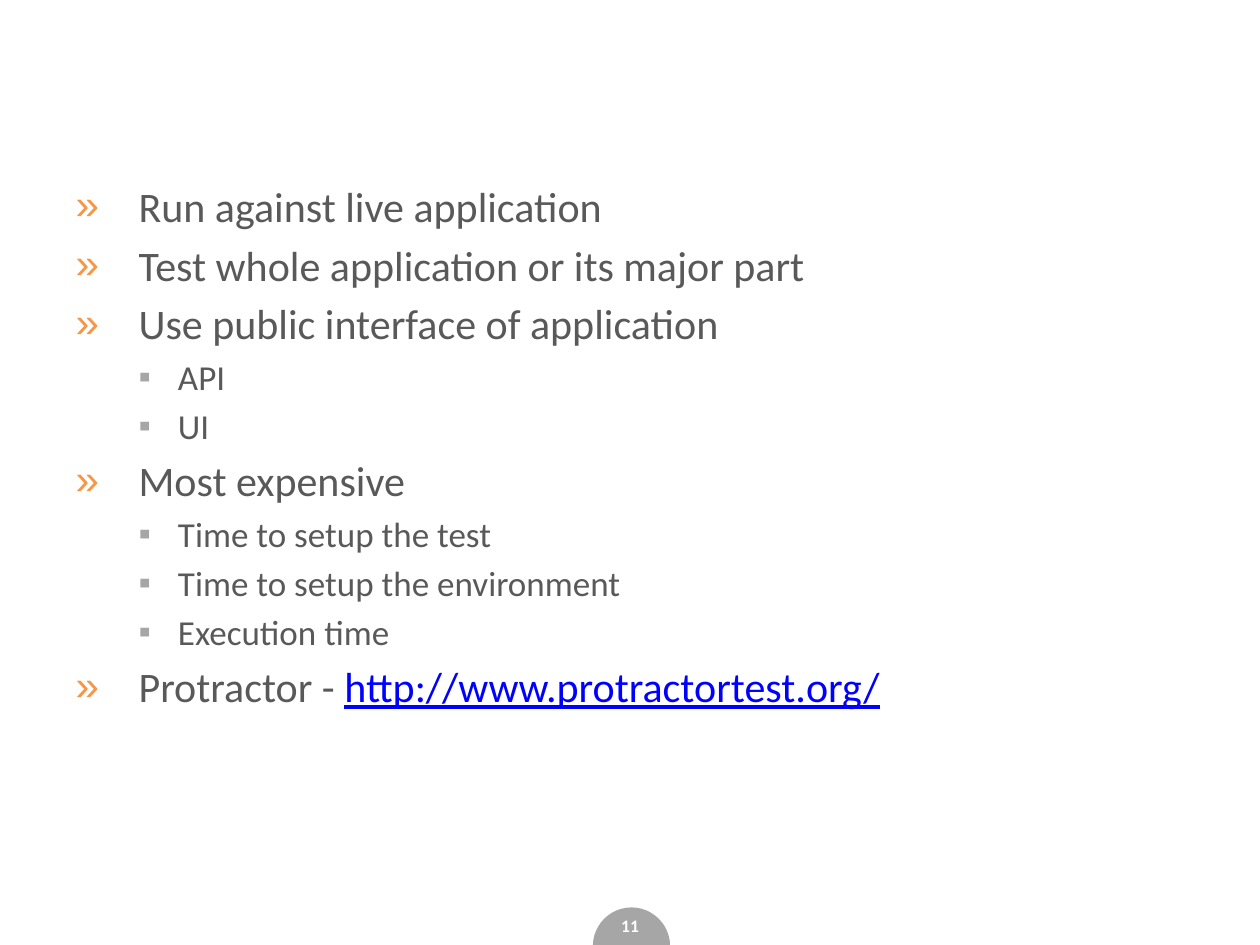
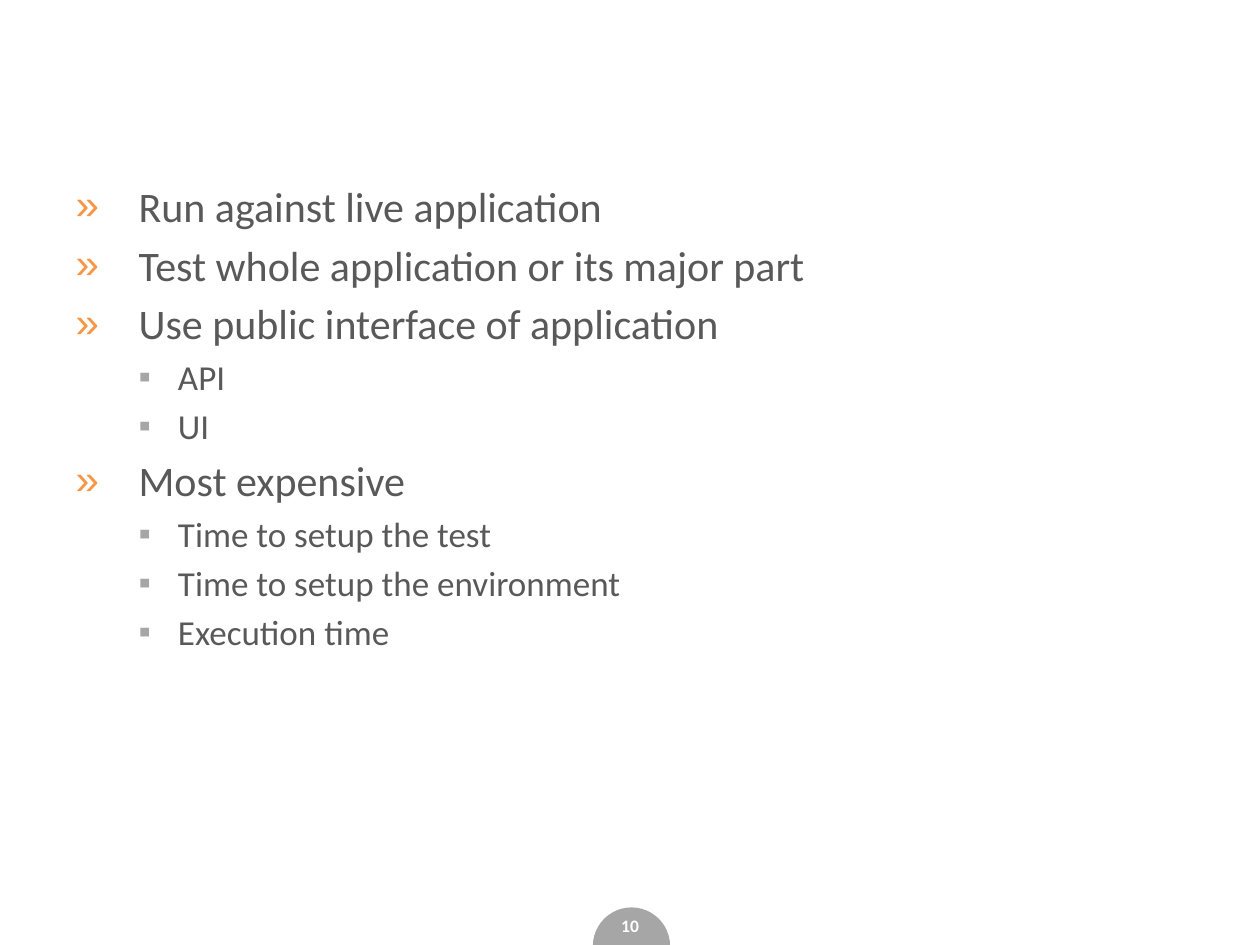
Before and after one commit to Katulus/WebApplictionTestingExample, a slide deck: slide 10 of slides.pptx (slide 11 before the commit). Drawn at 1260x945 pixels with LibreOffice and Linux fonts; fonts in the diff are those of the drawing; background and template pictures are left out. Boxes give left, top, right and bottom in pixels: in the first picture for what was removed or moved away, otherwise in the second. Text is boxed around its words. In the diff, an @@ line names an element or a change of style, - is before the commit and + after.

```diff
--- a/slides.pptx
+++ b/slides.pptx
@@ text at [139,672,879,710]: paragraph removed @@
-» Protractor - http://www.protractortest.org/
@@ page number at [621,921,639,932]: text changed @@
-11
+10
```
Also in this commit, not shown: 3 other slides changed, 1 slide removed, 1 other file.
